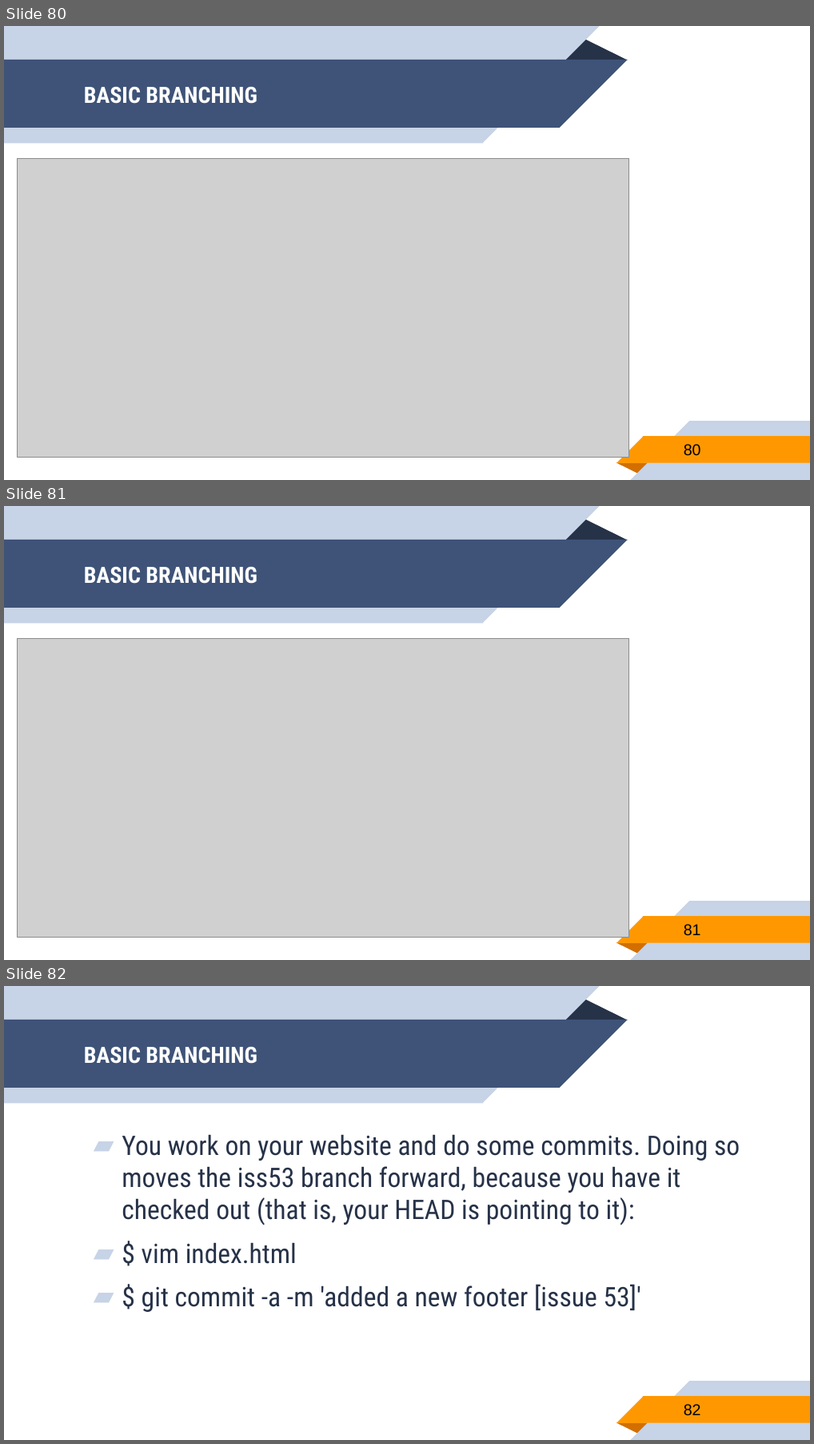
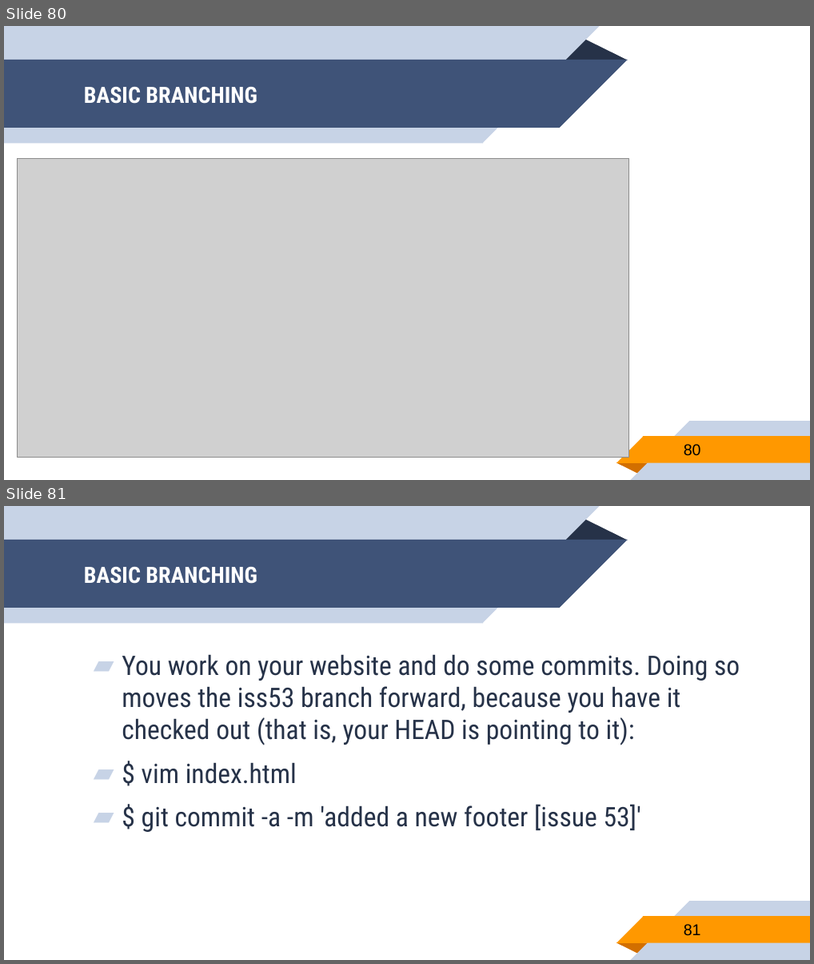
Before and after one commit to nguyentrongtiencntt/GIT, a slide deck: GIT.pptx. Shown one above the other, each under a label of ours: slides 80, 81 and 82 before the commit, slides 80 and 81 after it. The pictures are 814x1444 and 814x964 pixels, drawn with LibreOffice and Linux fonts; fonts in the diff are those of the drawing; grey boxes stand for pictures. Boxes give left, top, right and bottom in pixels: in the first picture for what was removed or moved away, otherwise in the second. Text is boxed around its words. In the diff, an @@ line names an element or a change of style, - is before the commit and + after.

```diff
--- a/GIT.pptx
+++ b/GIT.pptx
@@ slide 81 removed at bbox=[4, 506, 810, 960], background #FFFFFF; not listed: 10 template elements that a slide beside it also shows @@
@@ title removed at bbox=[84, 567, 258, 584] @@
-BASIC BRANCHING
@@ picture removed at bbox=[18, 639, 629, 937] @@
@@ page number removed at bbox=[684, 924, 702, 936] @@
-81
@@ what was slide 82 is now slide 81 @@
@@ page number at bbox=[684, 924, 702, 936]: text changed @@
-82
+81
```
Also in this commit, not shown: 4 slides changed, 1 other file.
